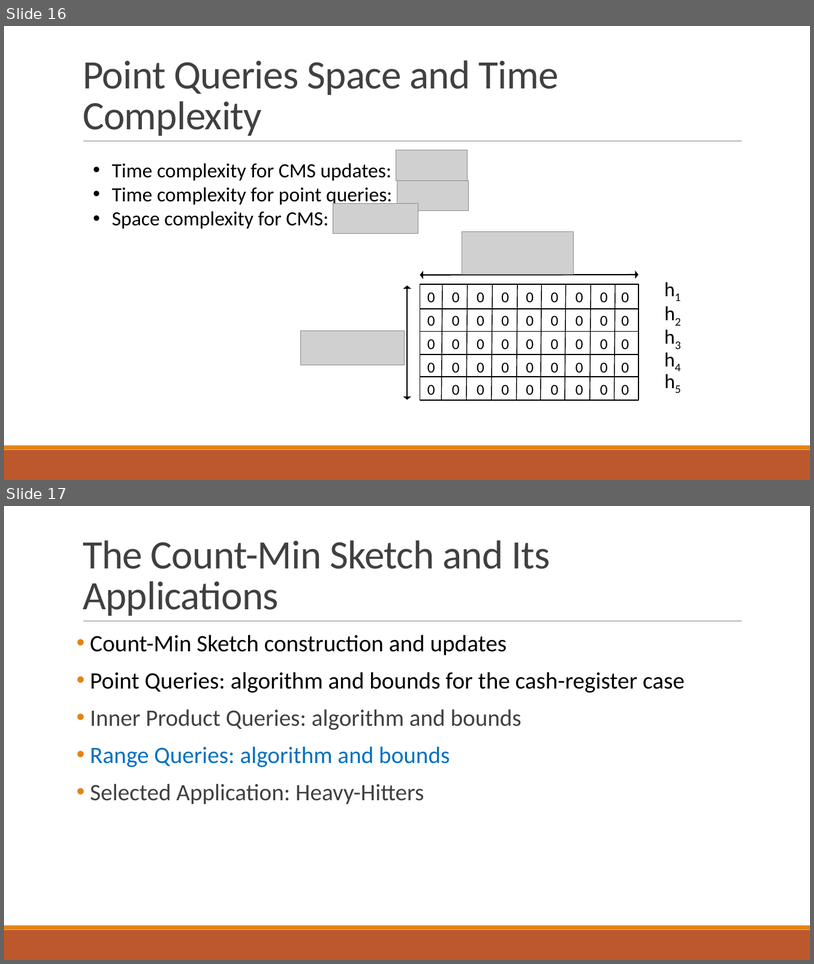
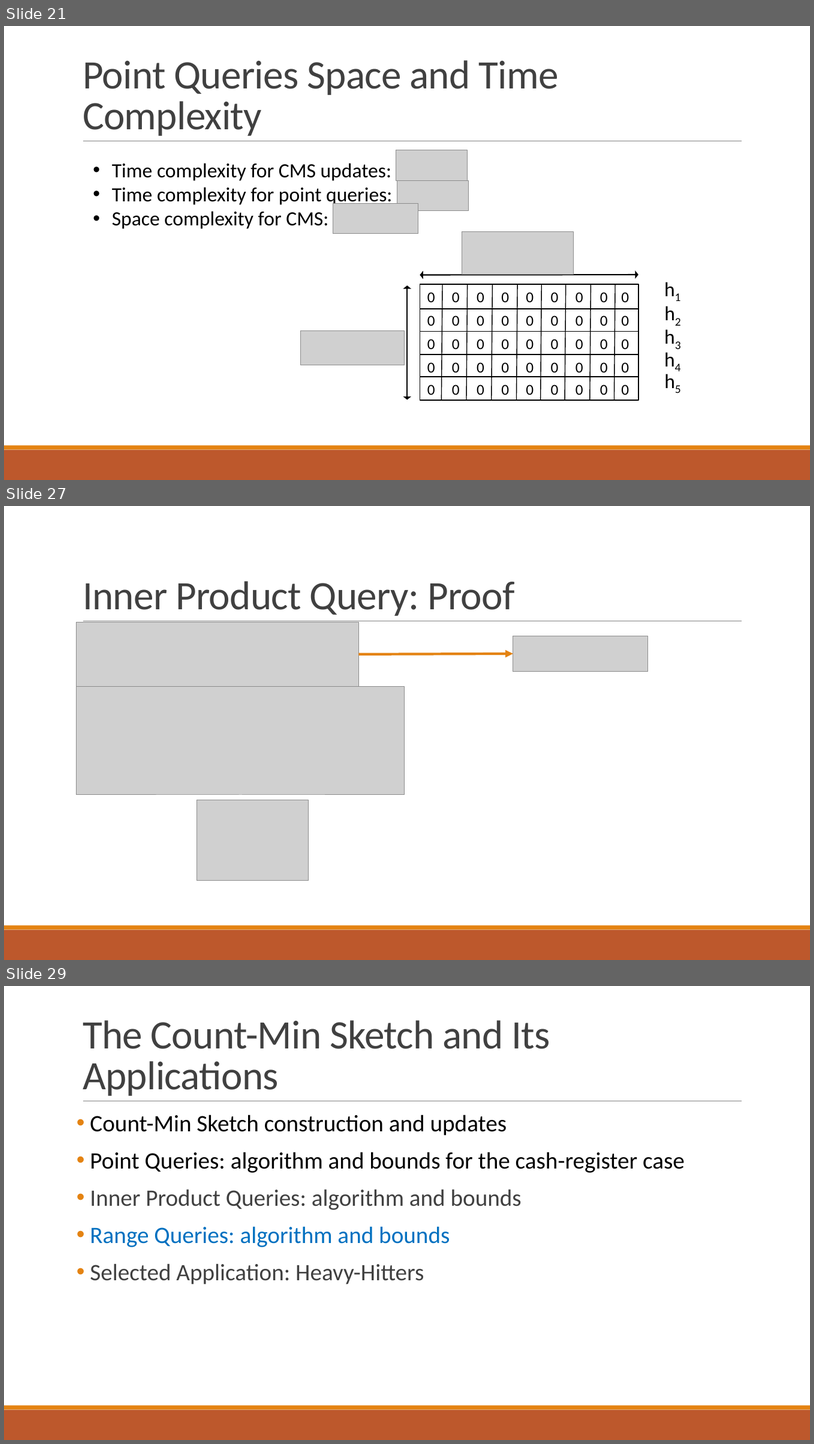
Before and after one commit to ewagner46/count_min_sketch_technical_summary, a slide deck: count_min_sketch_talk_EW.pptx. Shown one above the other, each under a label of ours: slides 16 and 17 before the commit, slides 21, 27 and 29 after it; the slides between them are not shown. The pictures are 814x964 and 814x1444 pixels, drawn with LibreOffice and Linux fonts; fonts in the diff are those of the drawing; grey boxes stand for pictures. Boxes give left, top, right and bottom in pixels: in the first picture for what was removed or moved away, otherwise in the second. Text is boxed around its words. In the diff, an @@ line names an element or a change of style, - is before the commit and + after.

```diff
--- a/count_min_sketch_talk_EW.pptx
+++ b/count_min_sketch_talk_EW.pptx
@@ slide 27 added at [4, 506, 810, 960], background #FFFFFF; not listed: 3 template elements that a slide beside it also shows @@
@@ title added at [83, 581, 515, 616], 48 pt, text #404040 @@
+Inner Product Query: Proof
@@ picture added at [77, 622, 359, 686] @@
@@ picture added at [513, 636, 648, 671] @@
@@ arrow added from (359, 654) to (513, 654), #E48312 3 pt @@
@@ picture added at [77, 686, 405, 795] @@
@@ picture added at [197, 800, 309, 880] @@
@@ what was slide 16 is now slide 21 @@
@@ what was slide 17 is now slide 29 @@
```
Also in this commit, not shown: 11 other slides added.
